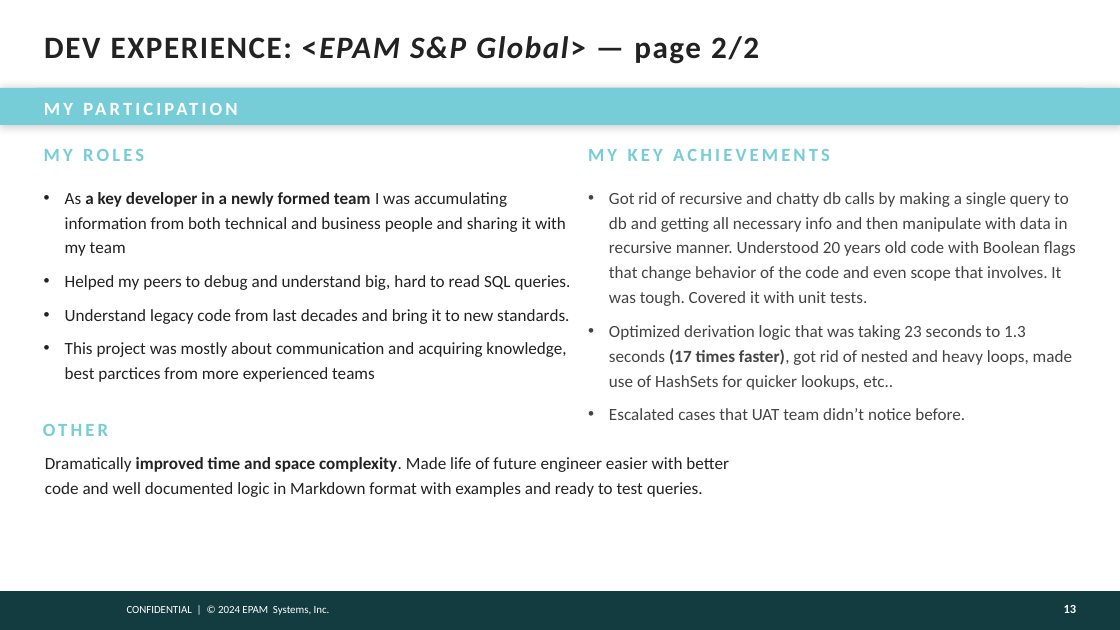
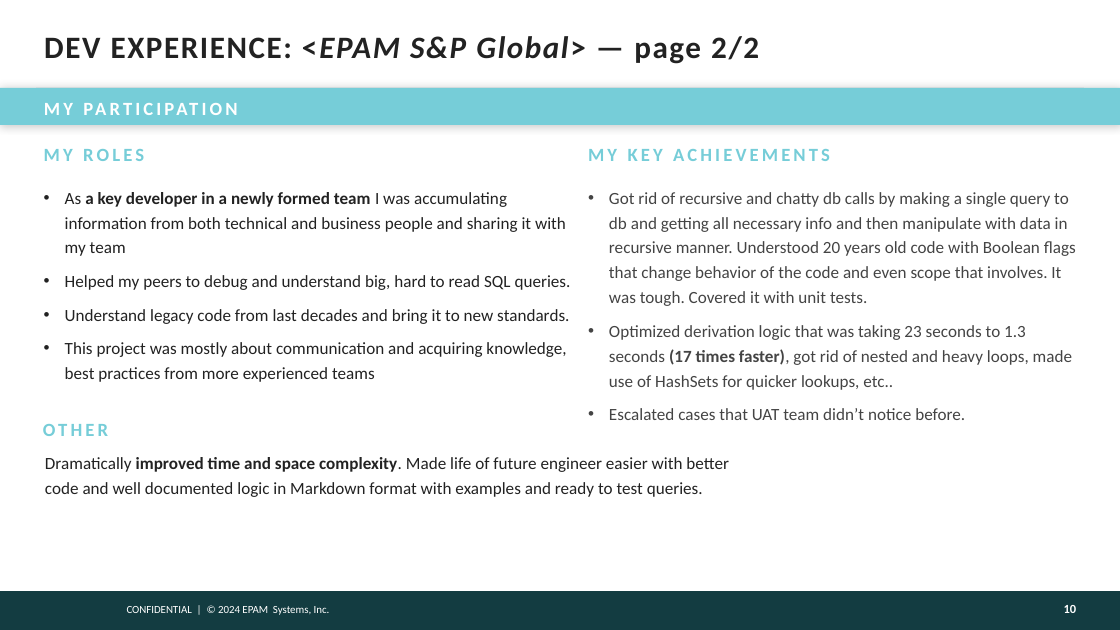
Before and after one commit to victoravt/Papers, a slide deck: slide 10 of Assessment Epam A2-A3/presentation-template.pptx (slide 13 before the commit). Drawn at 1120x630 pixels with LibreOffice and Linux fonts; fonts in the diff are those of the drawing; background and template pictures are left out. Boxes give left, top, right and bottom in pixels: in the first picture for what was removed or moved away, otherwise in the second. Text is boxed around its words. In the diff, an @@ line names an element or a change of style, - is before the commit and + after.

```diff
--- a/Assessment Epam A2-A3/presentation-template.pptx
+++ b/Assessment Epam A2-A3/presentation-template.pptx
@@ text at (x1=65, y1=342, x2=566, y2=382): text changed @@
-• This project was mostly about communication and acquiring knowledge, best parctices from more experienced teams
+• This project was mostly about communication and acquiring knowledge, best practices from more experienced teams
@@ page number at (x1=1064, y1=605, x2=1077, y2=613): text changed @@
-13
+10
```
Also in this commit, not shown: 8 other slides changed, 1 slide added, 1 other file.
